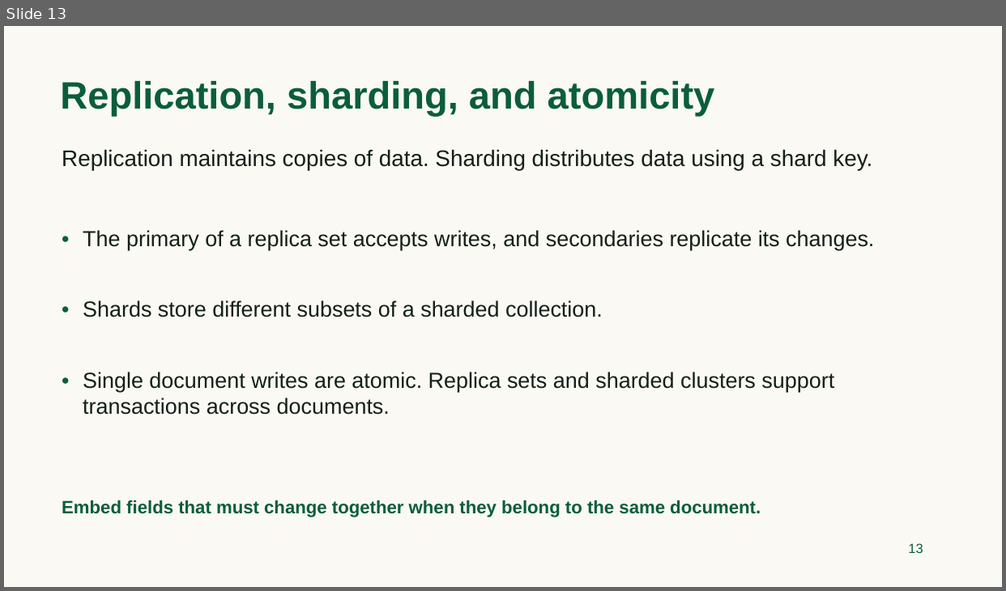
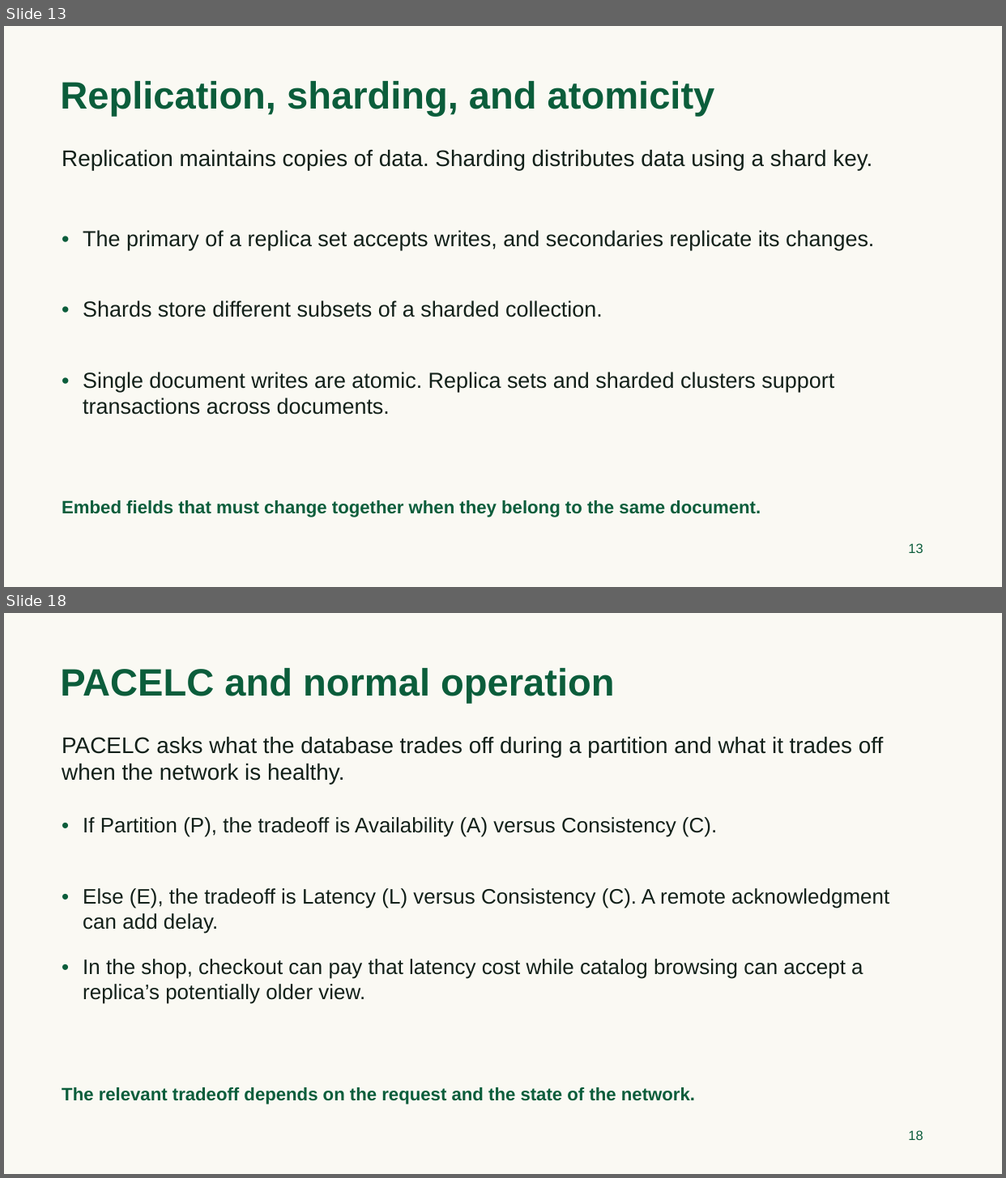
Before and after one commit to TeachingOW/DBMS-F26, a slide deck: lectures/14_MongoDB.pptx. Shown one above the other, each under a label of ours: slide 13 before the commit, slides 13 and 18 after it; the slides between them are not shown. The pictures are 1006x591 and 1006x1178 pixels, drawn with LibreOffice and Linux fonts; fonts in the diff are those of the drawing. Boxes give left, top, right and bottom in pixels: in the first picture for what was removed or moved away, otherwise in the second. Text is boxed around its words. In the diff, an @@ line names an element or a change of style, - is before the commit and + after.

Commit message:
Teach CAP tradeoffs with a MongoDB replica set

```diff
--- a/lectures/14_MongoDB.pptx
+++ b/lectures/14_MongoDB.pptx
@@ slide 18 added at box(4, 613, 1002, 1174), background #FAF9F3 @@
@@ text added at box(60, 668, 614, 704), 36.8 pt, text #0B5D3B, bold @@
+PACELC and normal operation
@@ text added at box(62, 736, 883, 784), 21.8 pt, text #122019 @@
+PACELC asks what the database trades off during a partition and what it trades off when the network is healthy.
@@ text added at box(62, 812, 78, 835), 20.2 pt, text #0B5D3B @@
+•
@@ text added at box(83, 817, 717, 837), 20.2 pt, text #122019 @@
+If Partition (P), the tradeoff is Availability (A) versus Consistency (C).
@@ text added at box(62, 883, 78, 905), 20.2 pt, text #0B5D3B @@
+•
@@ text added at box(83, 888, 889, 934), 20.2 pt, text #122019 @@
+Else (E), the tradeoff is Latency (L) versus Consistency (C). A remote acknowledgment can add delay.
@@ text added at box(62, 954, 78, 976), 20.2 pt, text #0B5D3B @@
+•
@@ text added at box(83, 959, 863, 1004), 20.2 pt, text #122019 @@
+In the shop, checkout can pay that latency cost while catalog browsing can accept a replica’s potentially older view.
@@ text added at box(62, 1088, 695, 1105), 17.2 pt, text #0B5D3B, bold @@
+The relevant tradeoff depends on the request and the state of the network.
@@ text added at box(908, 1131, 923, 1140), 12.8 pt, text #0B5D3B @@
+18
```
Also in this commit, not shown: 4 other slides added, 1 other file.
